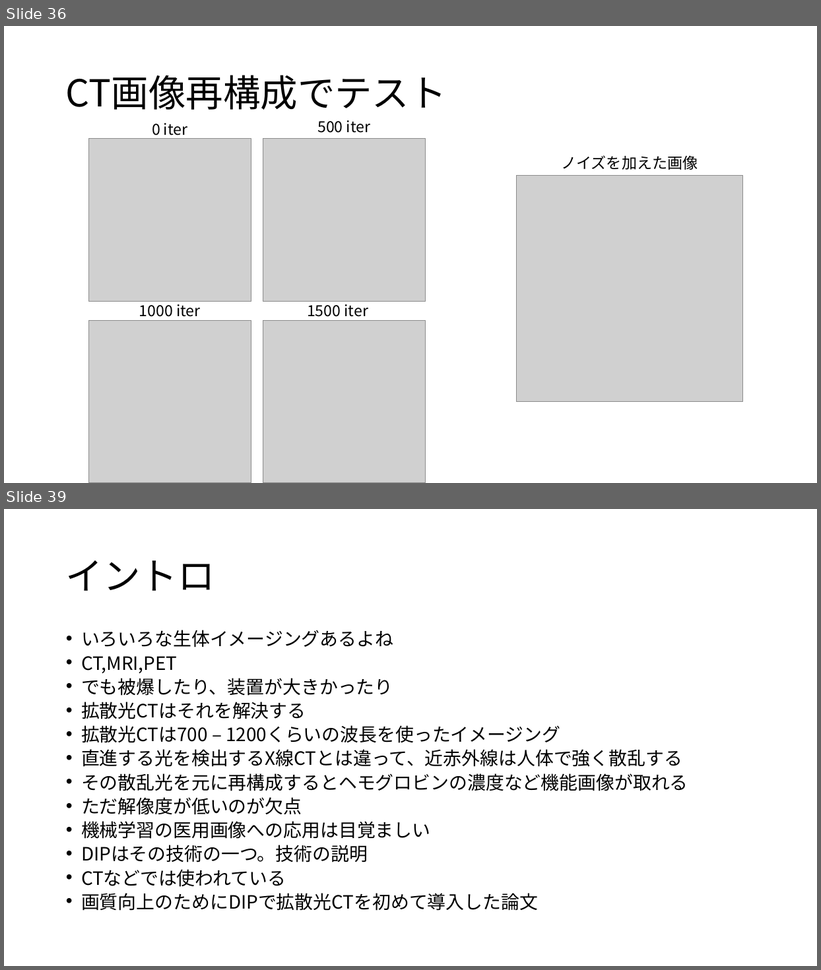
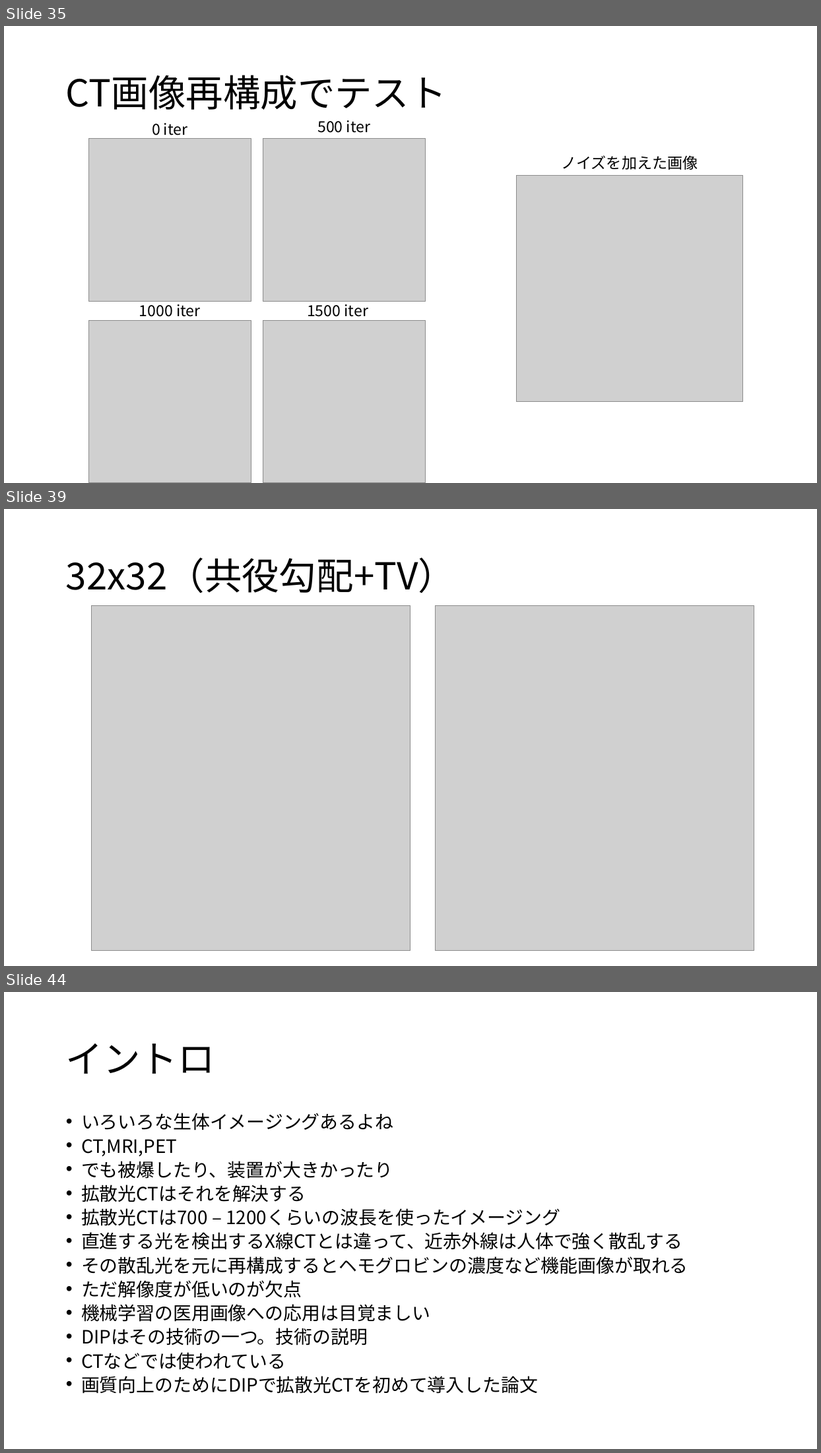
Before and after one commit to atuyoti/dot, a slide deck: slide/0519.pptx. Shown one above the other, each under a label of ours: slides 36 and 39 before the commit, slides 35, 39 and 44 after it; the slides between them are not shown. The pictures are 821x970 and 821x1453 pixels, drawn with LibreOffice and Linux fonts; fonts in the diff are those of the drawing; grey boxes stand for pictures. Boxes give left, top, right and bottom in pixels: in the first picture for what was removed or moved away, otherwise in the second. Text is boxed around its words. In the diff, an @@ line names an element or a change of style, - is before the commit and + after.

```diff
--- a/slide/0519.pptx
+++ b/slide/0519.pptx
@@ slide 39 added at [4,509,817,966], background #FFFFFF @@
@@ title added at [66,558,455,593], 44 pt, text #000000 @@
+32x32（共役勾配+TV）
@@ picture added at [92,605,411,951] @@
@@ picture added at [436,605,755,951] @@
@@ what was slide 36 is now slide 35 @@
@@ what was slide 39 is now slide 44 @@
```
Also in this commit, not shown: 2 slides changed, 6 other slides added, 2 slides removed, 35 other files.
